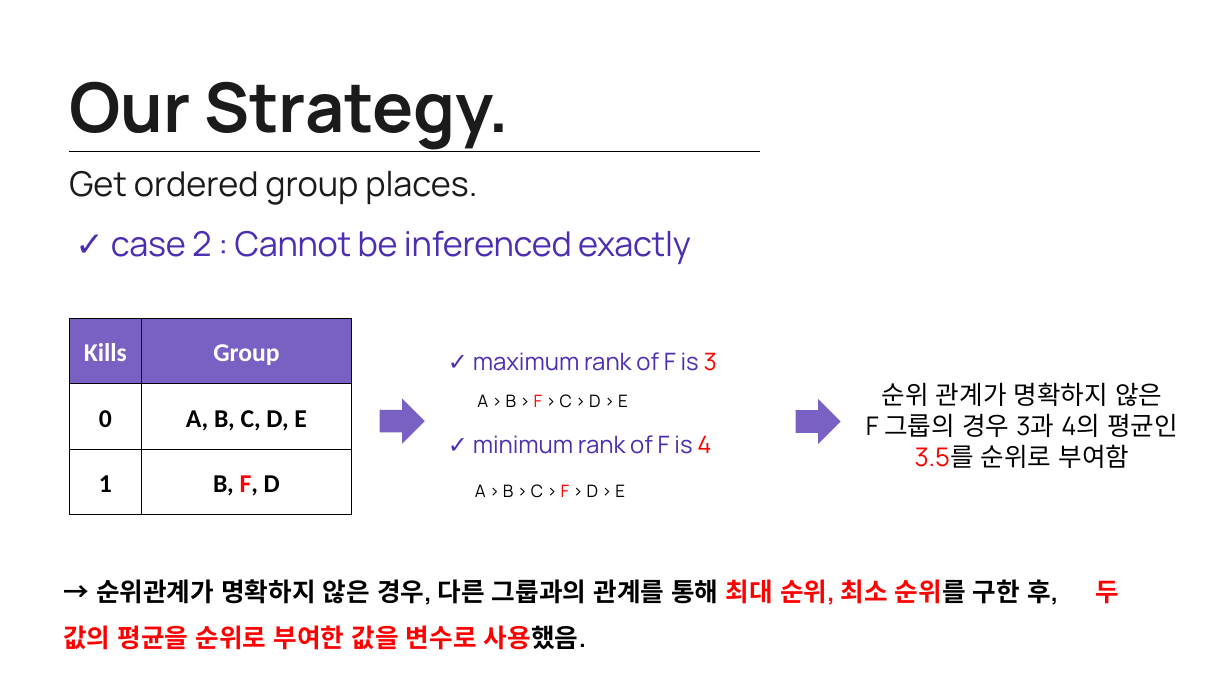
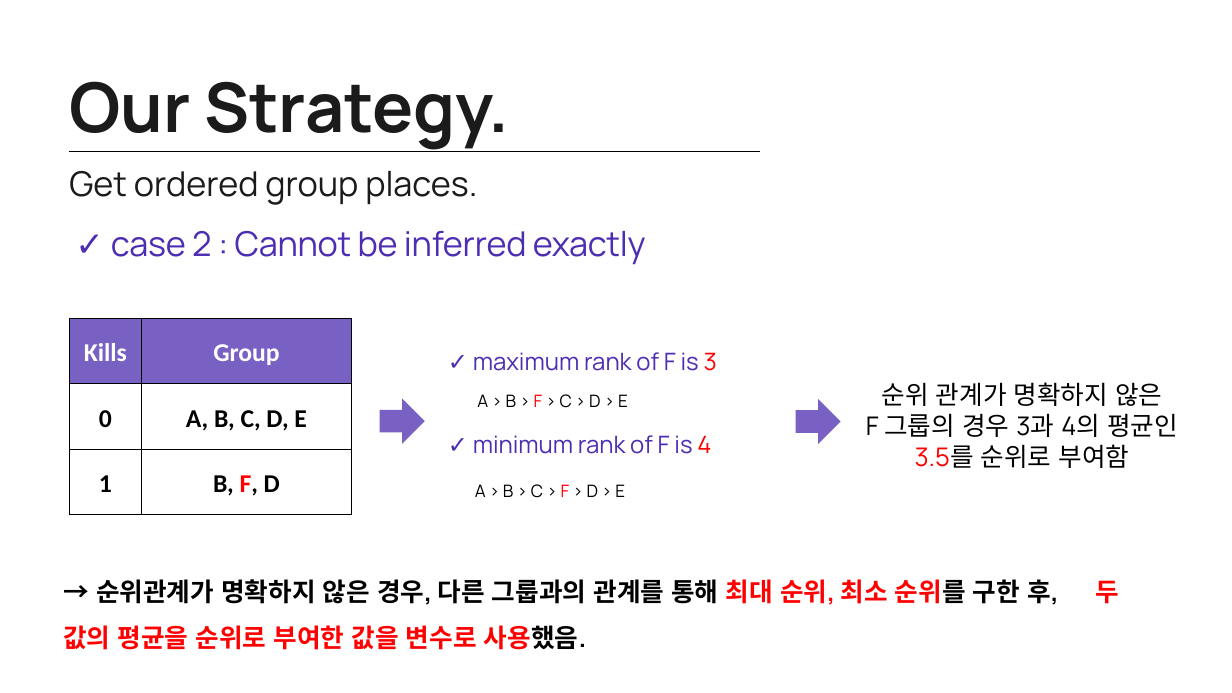
Before and after one commit to mg4432/Kaggle-Battle-ground, a slide deck: slide 17 of project/final/report.pptx. Drawn at 1232x693 pixels with LibreOffice and Linux fonts; fonts in the diff are those of the drawing. Boxes give left, top, right and bottom in pixels: in the first picture for what was removed or moved away, otherwise in the second. Text is boxed around its words. In the diff, an @@ line names an element or a change of style, - is before the commit and + after.

```diff
--- a/project/final/report.pptx
+++ b/project/final/report.pptx
@@ text at (111,231,646,265): text changed @@
-✓ case 2 : Cannot be inferenced exactly
+✓ case 2 : Cannot be inferred exactly
```
Also in this commit, not shown: 4 other slides changed, 2 other files.
